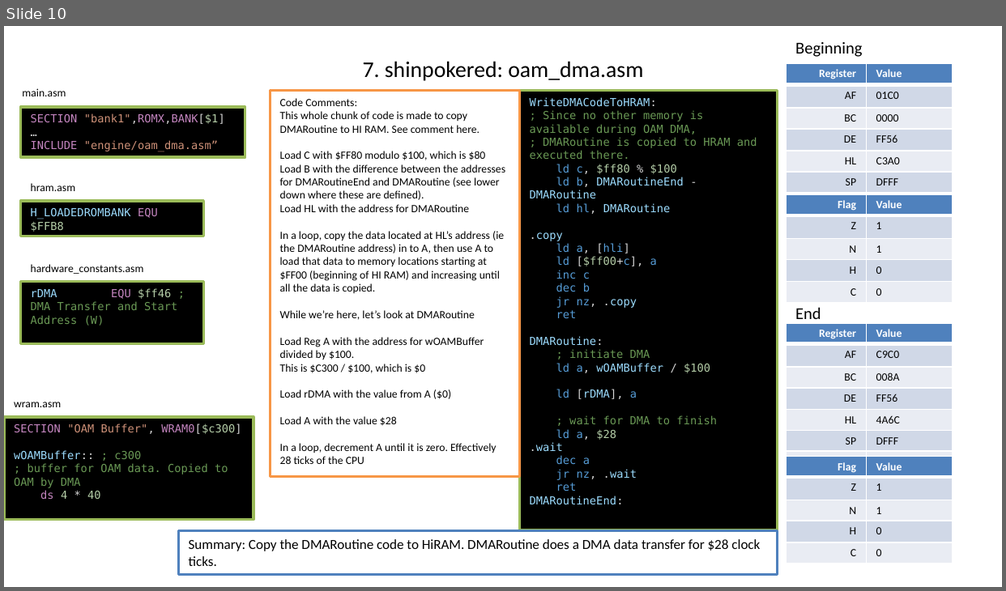
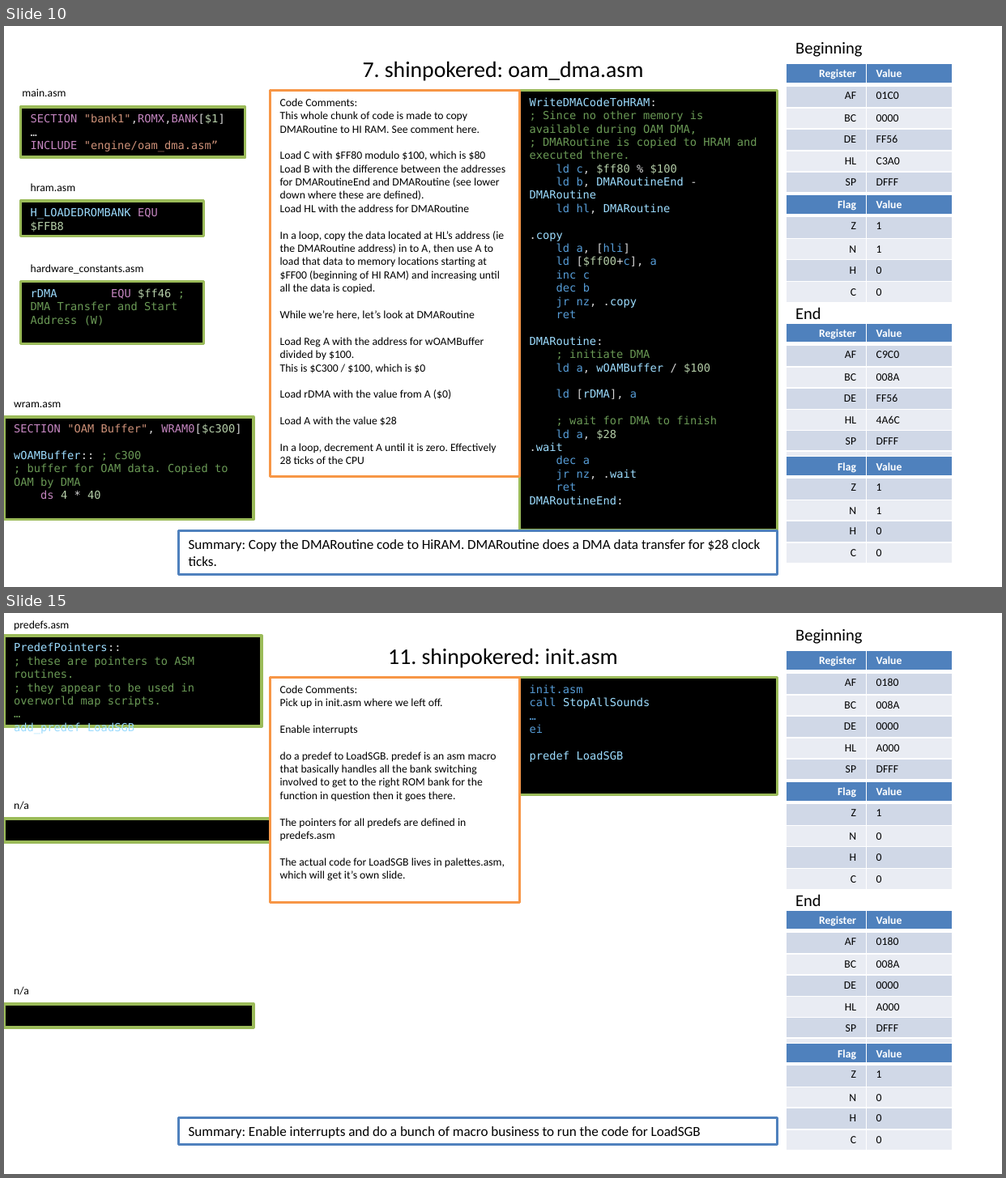
Before and after one commit to timweilert/DK94_Color, a slide deck: SGB_TO_GBC.pptx. Shown one above the other, each under a label of ours: slide 10 before the commit, slides 10 and 15 after it; the slides between them are not shown. The pictures are 1006x591 and 1006x1178 pixels, drawn with LibreOffice and Linux fonts; fonts in the diff are those of the drawing. Boxes give left, top, right and bottom in pixels: in the first picture for what was removed or moved away, otherwise in the second. Text is boxed around its words. In the diff, an @@ line names an element or a change of style, - is before the commit and + after.

```diff
--- a/SGB_TO_GBC.pptx
+++ b/SGB_TO_GBC.pptx
@@ slide 15 added at (4,613,1002,1174), background #FFFFFF @@
@@ rectangle added at (4,636,262,726), fill #000000, outline #9BBB59 2 pt, 8 pt, text #6A9955 @@
+PredefPointers::
+; these are pointers to ASM routines.
+; they appear to be used in overworld map scripts.
+…
+add_predef LoadSGB
@@ text added at (14,620,69,631), 8 pt, text #000000 @@
+predefs.asm
@@ text added at (795,629,862,644), 12 pt, text #000000 @@
+Beginning
@@ title added at (388,648,618,668), 16.2 pt, text #000000 @@
+11. shinpokered: init.asm
@@ table added at (786,651,952,779), 6 rows, 2 columns @@
+Register | Value
+AF | 0180
+BC | 008A
+DE | 0000
+HL | A000
+SP | DFFF
@@ rectangle added at (270,678,520,904), fill #FFFFFF, outline #F79646 2 pt, 8 pt, text #000000 @@
+Code Comments:
+Pick up in init.asm where we left off.
+Enable interrupts
+do a predef to LoadSGB. predef is an asm macro that basically handles all the bank switching involved to get to the right ROM bank for the function in question then it goes there.
+The pointers for all predefs are defined in predefs.asm
+The actual code for LoadSGB lives in palettes.asm, which will get it’s own slide.
@@ rectangle added at (520,678,778,795), fill #000000, outline #9BBB59 2 pt, 8 pt, text #9CDCFE @@
+init.asm
+call StopAllSounds
+…
+ei
+predef LoadSGB
@@ table added at (786,781,952,888), 5 rows, 2 columns @@
+Flag | Value
+Z | 1
+N | 0
+H | 0
+C | 0
@@ text added at (14,801,29,810), 8 pt, text #000000 @@
+n/a
@@ rectangle added at (4,819,270,842), fill #000000, outline #9BBB59 2 pt @@
@@ text added at (795,894,821,906), 12 pt, text #000000 @@
+End
@@ table added at (786,910,952,1059), 7 rows, 2 columns @@
+Register | Value
+AF | 0180
+BC | 008A
+DE | 0000
+HL | A000
+SP | DFFF
+ | 
@@ text added at (14,986,29,995), 8 pt, text #000000 @@
+n/a
@@ rectangle added at (4,1004,253,1029), fill #000000, outline #9BBB59 2 pt @@
@@ table added at (786,1043,952,1150), 5 rows, 2 columns @@
+Flag | Value
+Z | 1
+N | 0
+H | 0
+C | 0
@@ rectangle added at (179,1118,778,1145), fill #FFFFFF, outline #4F81BD 2 pt, 10 pt, text #000000 @@
+Summary: Enable interrupts and do a bunch of macro business to run the code for LoadSGB
```
Also in this commit, not shown: 8 slides changed, 11 other slides added.
